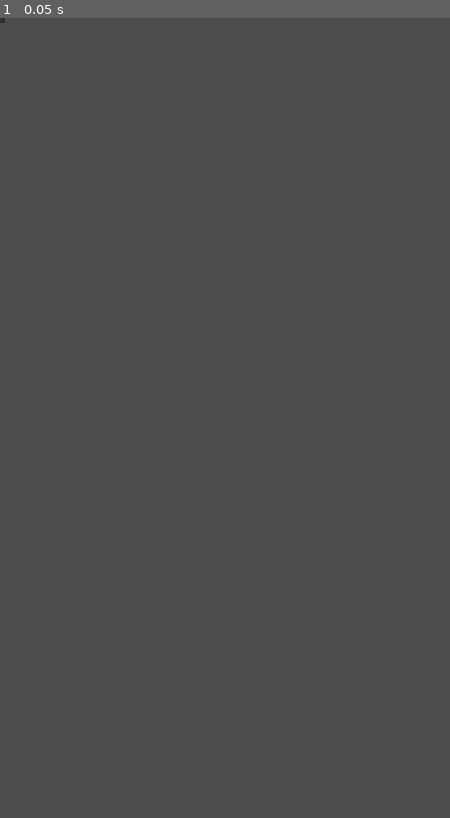
Above: before the commit, frame 1.
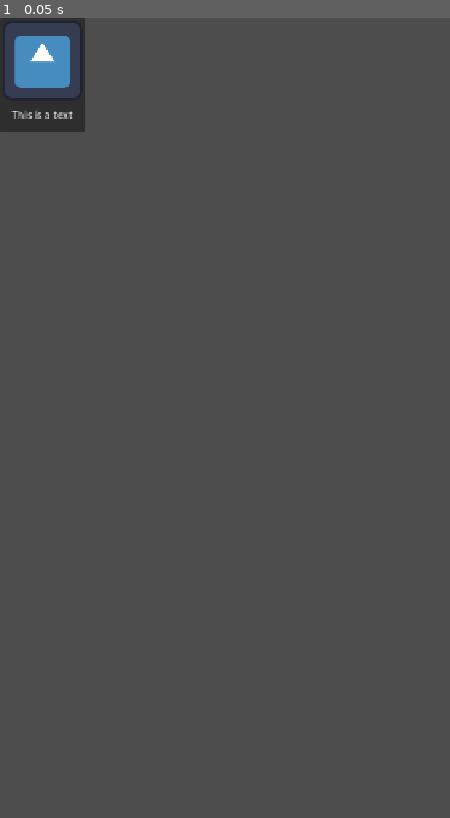
Above: after the commit, the same moment.

Repository: ActuallySanta/Fantasy-Guild-Manager
Game: Godot game, scene res://Scenes/UI/drag_drop_cell.tscn
The game is run twice, just before and just after one commit, with the same random seed, the same clock (stepped at 60 frames per second) and the same inputs. This scene is started directly instead of the project's main scene. The engine's default icon, where the game draws it, is replaced by a stand-in: a white triangle on a blue panel in a dark square.
Inputs:
- Up to frame 1 (0.05 s): no input

The runs differ from the first frame. In frame 1, 1.9% of the frame differs, in the area x 0-19%, y 0-15%.
Error after the commit: Invalid access to property or key 'role' on a base object of type 'Nil'. (res://Scripts/UI/Drag)

Commit message:
Added character display page

Diff:
--- a/Globals/external_content_container.gd
+++ b/Globals/external_content_container.gd
@@ -37,6 +37,14 @@
 
 var location_names: Array[String]
 
+#Replace these with the actual UID of the icon
+var character_icons: Dictionary[GuildCharacter.CharacterRole, Texture2D] = {
+	GuildCharacter.CharacterRole.KNIGHT: preload("uid://deis7oxw14qbl"),
+	GuildCharacter.CharacterRole.PRIEST: preload("uid://deis7oxw14qbl"),
+	GuildCharacter.CharacterRole.PATHFINDER: preload("uid://deis7oxw14qbl"),
+	GuildCharacter.CharacterRole.MAGE: preload("uid://deis7oxw14qbl"),
+}
+
 
 # Called when the node enters the scene tree for the first time.
 func _ready() -> void:
@@ -60,6 +68,10 @@
 	pass
 
 
+func _get_character_icon(_role: GuildCharacter.CharacterRole) -> Texture2D:
+	return character_icons[_role]
+
+
 func _get_role_backstory(role: GuildCharacter.CharacterRole) -> String:
 	return ""
 
--- /dev/null
+++ b/Scenes/UI/Reusable Elements/character_icon_button.tscn
@@ -0,0 +1,13 @@
+[gd_scene format=3 uid="uid://gcxfn6xut6eu"]
+
+[ext_resource type="Texture2D" uid="uid://deis7oxw14qbl" path="res://icon.svg" id="1_6mjhk"]
+[ext_resource type="Script" uid="uid://cw4tn8gisspu" path="res://Scripts/UI/Drag and Drop System/character_icon_button.gd" id="1_ob8ck"]
+
+[node name="Character Icon Button" type="Button" unique_id=655139661]
+offset_right = 8.0
+offset_bottom = 8.0
+text = "This is Text"
+icon = ExtResource("1_6mjhk")
+icon_alignment = 1
+vertical_icon_alignment = 0
+script = ExtResource("1_ob8ck")
--- a/Scenes/UI/Reusable Elements/dialogue_box.tscn
+++ b/Scenes/UI/Reusable Elements/dialogue_box.tscn
@@ -30,10 +30,12 @@
 size_flags_vertical = 3
 texture = SubResource("AtlasTexture_4alr5")
 region_rect = Rect2(0, 0, 96, 96)
-patch_margin_left = 32
-patch_margin_top = 32
-patch_margin_right = 32
-patch_margin_bottom = 32
+patch_margin_left = 8
+patch_margin_top = 8
+patch_margin_right = 8
+patch_margin_bottom = 8
+axis_stretch_horizontal = 2
+axis_stretch_vertical = 2
 script = ExtResource("2_h3rtp")
 
 [node name="VBoxContainer" type="VBoxContainer" parent="Background" unique_id=1861553414]
--- a/Scenes/UI/drag_drop_cell.tscn
+++ b/Scenes/UI/drag_drop_cell.tscn
@@ -1,8 +1,14 @@
 [gd_scene format=3 uid="uid://chyn34twdfvas"]
 
-[ext_resource type="Script" uid="uid://b46h3jvs2j8sm" path="res://Scripts/UI/Drag and Drop System/drag_drop_cell.gd" id="1_m1m5p"]
+[ext_resource type="Texture2D" uid="uid://deis7oxw14qbl" path="res://icon.svg" id="1_h0q4y"]
+[ext_resource type="Script" uid="uid://cw4tn8gisspu" path="res://Scripts/UI/Drag and Drop System/character_icon_button.gd" id="2_h0q4y"]
 
 [node name="Drag Drop Cell" type="Button" unique_id=1633830713]
+custom_minimum_size = Vector2(64, 64)
 offset_right = 8.0
 offset_bottom = 8.0
-script = ExtResource("1_m1m5p")
+text = "This is a text"
+icon = ExtResource("1_h0q4y")
+icon_alignment = 1
+vertical_icon_alignment = 0
+script = ExtResource("2_h0q4y")
--- /dev/null
+++ b/Scenes/UI/guild_character_page.tscn
@@ -0,0 +1,80 @@
+[gd_scene format=3 uid="uid://daweenf55s77m"]
+
+[ext_resource type="Texture2D" uid="uid://do5kjvfstulyu" path="res://Sprites/32x32-Tilesheet.png" id="1_aqnsx"]
+[ext_resource type="Script" uid="uid://svptgj03vqkp" path="res://Scripts/UI/guild_character_page.gd" id="1_rio15"]
+[ext_resource type="PackedScene" uid="uid://crdeav1go6l0y" path="res://Scenes/UI/drag_drop_grid.tscn" id="1_y883n"]
+[ext_resource type="PackedScene" uid="uid://kkjpbudn1ejv" path="res://Scenes/UI/Reusable Elements/close_button.tscn" id="4_rio15"]
+
+[sub_resource type="AtlasTexture" id="AtlasTexture_g4v7s"]
+atlas = ExtResource("1_aqnsx")
+region = Rect2(0, 0, 96, 96)
+
+[sub_resource type="LabelSettings" id="LabelSettings_g4v7s"]
+font_size = 32
+
+[node name="Guild Character Page" type="Control" unique_id=842800654]
+layout_mode = 3
+anchors_preset = 15
+anchor_right = 1.0
+anchor_bottom = 1.0
+grow_horizontal = 2
+grow_vertical = 2
+script = ExtResource("1_rio15")
+
+[node name="NinePatchRect" type="NinePatchRect" parent="." unique_id=1858814743]
+layout_mode = 1
+anchors_preset = 15
+anchor_right = 1.0
+anchor_bottom = 1.0
+grow_horizontal = 2
+grow_vertical = 2
+texture = SubResource("AtlasTexture_g4v7s")
+region_rect = Rect2(0, 0, 96, 96)
+patch_margin_left = 16
+patch_margin_top = 16
+patch_margin_right = 16
+patch_margin_bottom = 16
+axis_stretch_horizontal = 2
+axis_stretch_vertical = 2
+
+[node name="MarginContainer" type="MarginContainer" parent="." unique_id=1406987850]
+layout_mode = 1
+anchors_preset = 15
+anchor_right = 1.0
+anchor_bottom = 1.0
+grow_horizontal = 2
+grow_vertical = 2
+scale = Vector2(1.0019971, 1)
+theme_override_constants/margin_left = 32
+theme_override_constants/margin_top = 16
+theme_override_constants/margin_right = 32
+theme_override_constants/margin_bottom = 16
+
+[node name="VBoxContainer" type="VBoxContainer" parent="MarginContainer" unique_id=1912797533]
+layout_mode = 2
+
+[node name="Label" type="Label" parent="MarginContainer/VBoxContainer" unique_id=349297954]
+layout_mode = 2
+text = "CHARACTERS"
+label_settings = SubResource("LabelSettings_g4v7s")
+horizontal_alignment = 1
+
+[node name="Drag Drop Grid" parent="MarginContainer/VBoxContainer" unique_id=1209773775 instance=ExtResource("1_y883n")]
+layout_mode = 2
+size_flags_vertical = 3
+columns = 10
+
+[node name="Close Button" parent="." unique_id=1203562834 instance=ExtResource("4_rio15")]
+layout_mode = 1
+anchors_preset = 1
+anchor_left = 1.0
+anchor_top = 0.0
+anchor_right = 1.0
+anchor_bottom = 0.0
+offset_left = -68.0
+offset_top = 16.000002
+offset_right = -18.0
+offset_bottom = 66.0
+grow_horizontal = 0
+grow_vertical = 1
+pivot_offset = Vector2(25, 25)
--- a/Scripts/Character Generator/character_resource.gd
+++ b/Scripts/Character Generator/character_resource.gd
@@ -30,12 +30,12 @@
 	SLEAZINESS,
 }
 
-enum CharacterStatus{
+enum CharacterStatus {
 	IDLE,
 	ON_QUEST,
 	TRAINING,
 	HEALING,
-	DEAD
+	DEAD,
 }
 
 var name: String
@@ -59,7 +59,10 @@
 
 var gender: CharacterGender
 
-var status:CharacterStatus
+var status: CharacterStatus
+
+var title: String
+
 
 #The constructor, called when the object is created
 func _init() -> void:
@@ -73,6 +76,9 @@
 
 	injury_level = InjuryLevel.HEALTHY
 	status = CharacterStatus.IDLE
+
+	title = name + " the " + str(CharacterRole.find_key(role))
+
 	pass
 
 
--- a/Scripts/Character Generator/character_ui_card.gd
+++ b/Scripts/Character Generator/character_ui_card.gd
@@ -1,7 +1,8 @@
 extends Control
+
 class_name CharacterUICard
 
-var loaded_character:GuildCharacter
+var loaded_character: GuildCharacter
 
 #Get a reference to every UI element
 @onready var character_description_label: Label = $"Stat Block/HBoxContainer/Character Description Label"
@@ -21,7 +22,7 @@
 	loaded_character = GuildCharacter.new()
 
 	# Set all the text based off the character
-	character_name_label.text = "%s the %s"%[loaded_character.name,GuildCharacter.CharacterRole.find_key(loaded_character.role)]
+	character_name_label.text = loaded_character.title
 	strength_label.text = "Strength: " + str(loaded_character.stats[GuildCharacter.StatType.STRENGTH])
 	defense_label.text = "Defense: " + str(loaded_character.stats[GuildCharacter.StatType.DEFENSE])
 	wisdom_label.text = "Wisdom: " + str(loaded_character.stats[GuildCharacter.StatType.WISDOM])
--- /dev/null
+++ b/Scripts/UI/Drag and Drop System/character_drag_drop_cell.gd
@@ -0,0 +1,36 @@
+extends AnimatedButton
+
+class_name DragDropCell
+
+#Where the button is on the grid
+var grid_position: Vector2i
+signal dragged(from: Vector2i, to: Vector2i)
+
+
+func _get_drag_data(_at_position: Vector2) -> Variant:
+	#If there isn't an icon in the button, that means there isn't an item in the button, so you can't drag it
+	if not icon:
+		return null
+
+	var preview := TextureRect.new()
+	preview.texture = icon
+	set_drag_preview(preview)
+
+	return self
+
+
+func _can_drop_data(_at_position: Vector2, data: Variant) -> bool:
+	#Prevent from being able to drag non cell objects or dropping something onto itself
+	if not data is DragDropCell or data == self:
+		return false
+
+	grab_focus()
+	return true
+
+
+func _drop_data(_at_position: Vector2, data: Variant) -> void:
+	var temp: Texture2D = icon
+	icon = data.icon
+	data.icon = temp
+	dragged.emit(data.grid_position, self.grid_position)
+	pass
--- a/Scripts/UI/Drag and Drop System/character_icon_button.gd
+++ b/Scripts/UI/Drag and Drop System/character_icon_button.gd
@@ -2,4 +2,9 @@
 
 class_name CharacterIconButton
 
-var held_character: GuildCharacter
+@export var held_character: GuildCharacter
+
+
+func _ready() -> void:
+	icon = ExternalContentContainer._get_character_icon(held_character.role)
+	text = held_character.title
--- /dev/null
+++ b/Scripts/UI/guild_character_page.gd
@@ -0,0 +1,19 @@
+extends Control
+
+@onready var drag_drop_grid: DragDropGrid = $"MarginContainer/VBoxContainer/Drag Drop Grid"
+const CHARACTER_ICON_BUTTON = preload("uid://gcxfn6xut6eu")
+
+
+# Called when the node enters the scene tree for the first time.
+func _ready() -> void:
+	visibility_changed.connect(_load_characters_onto_page)
+	_load_characters_onto_page()
+	pass # Replace with function body.
+
+
+func _load_characters_onto_page():
+	for characters in CharacterContainer.active_characters:
+		var _char_icon := CHARACTER_ICON_BUTTON.instantiate()
+		_char_icon.held_character = characters
+		drag_drop_grid.add_child(_char_icon)
+		pass
Not shown, added: Scripts/UI/Drag and Drop System/character_drag_drop_cell.gd.uid
Not shown, added: Scripts/UI/guild_character_page.gd.uid
